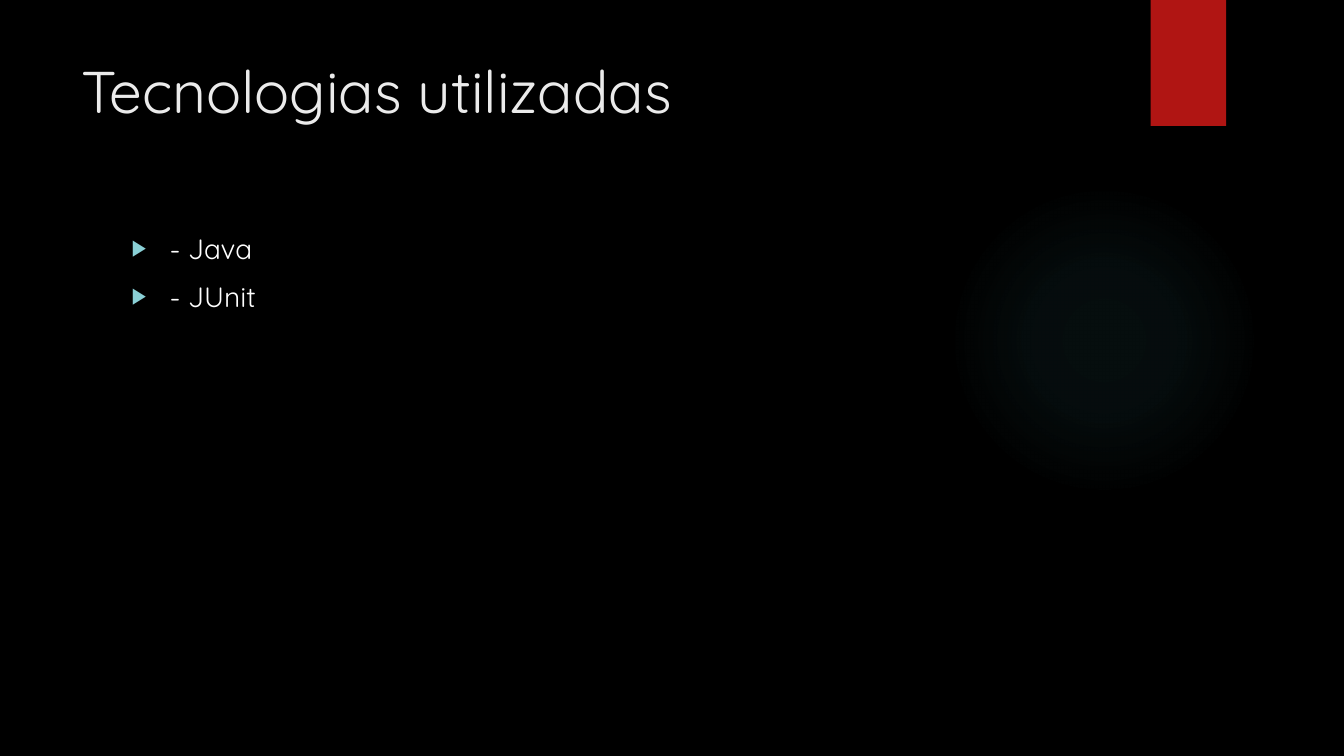
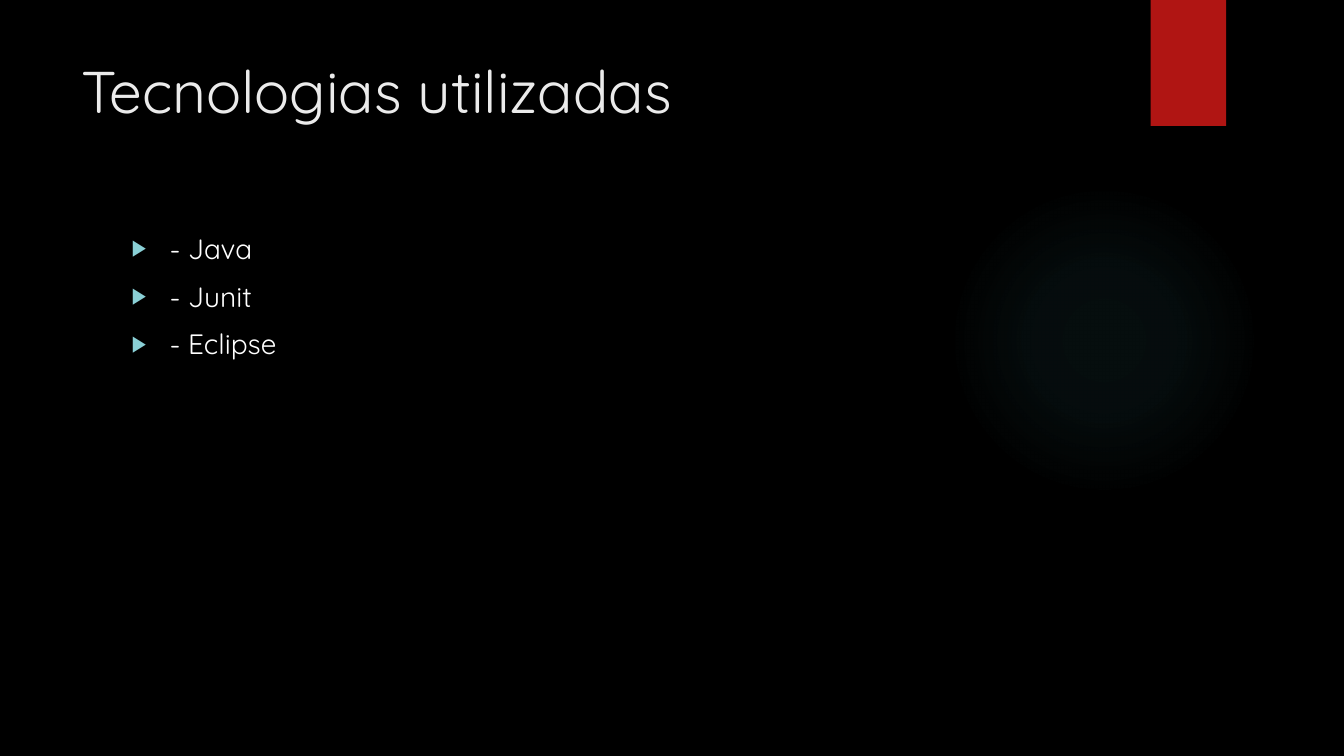
Before and after one commit to BrunoColin/JogoXadrez, a slide deck: slide 2 of res/Testes unitários – Jogo de Xadrez.pptx. Drawn at 1344x756 pixels with LibreOffice and Linux fonts; fonts in the diff are those of the drawing; background and template pictures are left out. Boxes give left, top, right and bottom in pixels: in the first picture for what was removed or moved away, otherwise in the second. Text is boxed around its words. In the diff, an @@ line names an element or a change of style, - is before the commit and + after.

Commit message:
att ppt

```diff
--- a/res/Testes unitários – Jogo de Xadrez.pptx
+++ b/res/Testes unitários – Jogo de Xadrez.pptx
@@ text at (188,287,276,360): text changed @@
-▶ - JUnit
+▶ - Junit
+▶ - Eclipse
```
